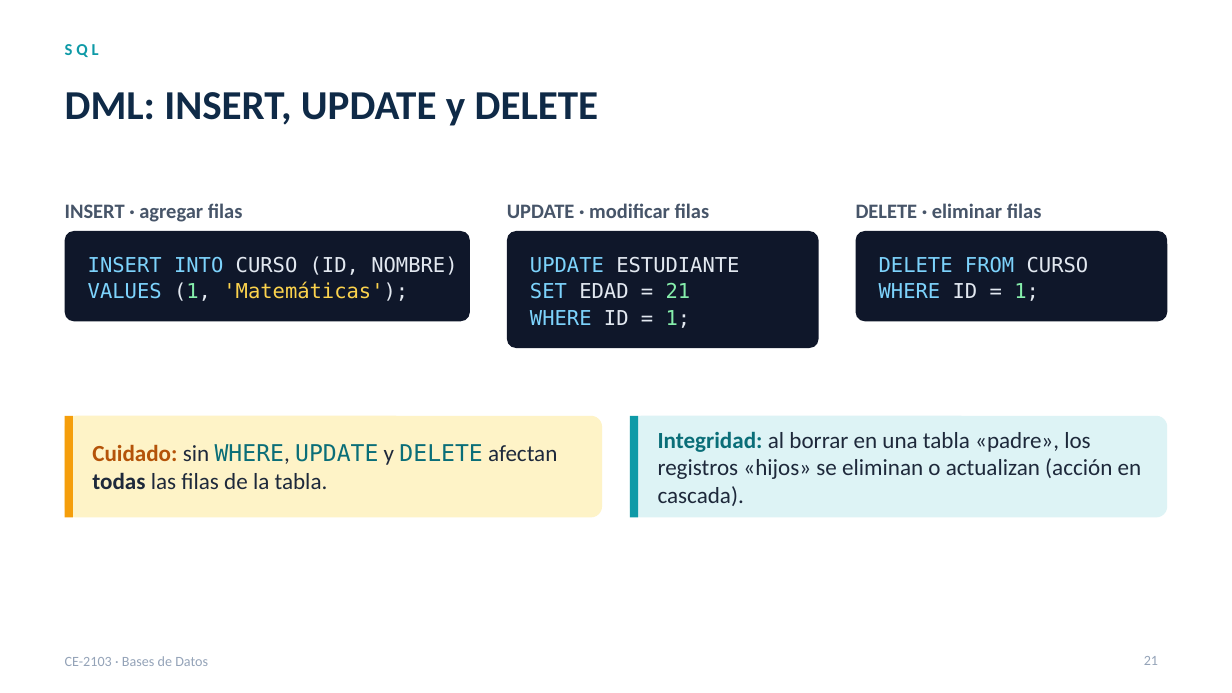
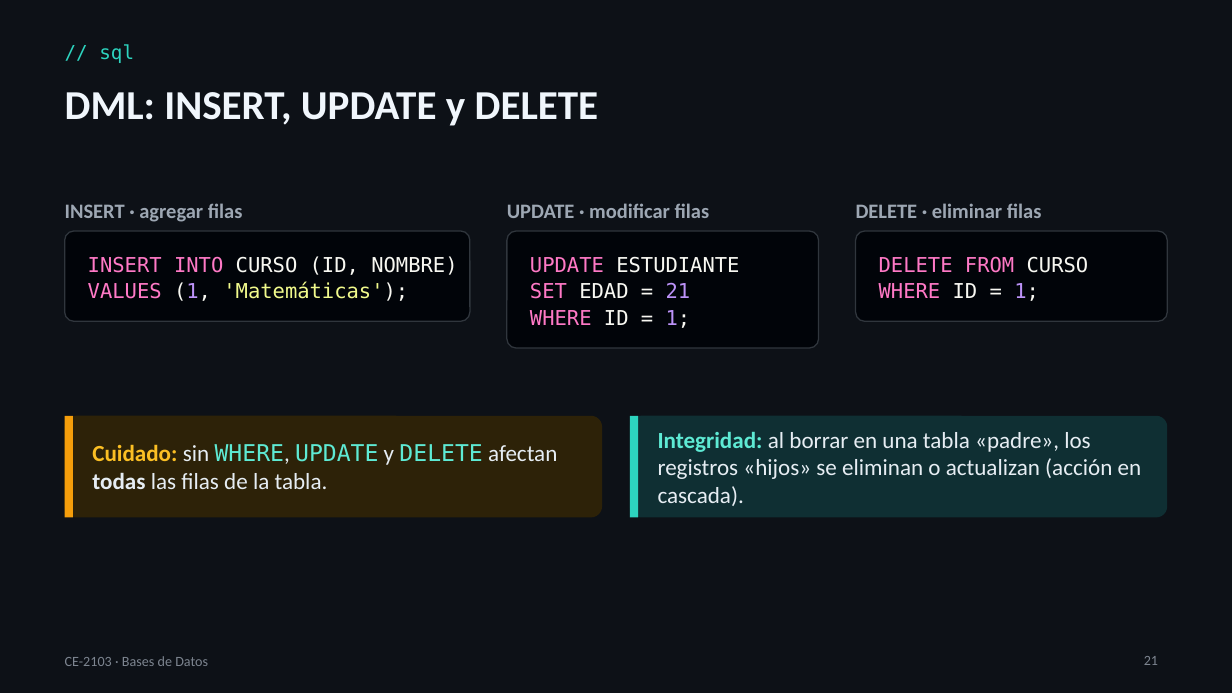
Before and after one commit to itcr-computer-engineering/data-structures-and-algorithms, a slide deck: slide 21 of presentaciones/ce-2103/Lección 08 - Bases de Datos.pptx. Drawn at 1232x693 pixels with LibreOffice and Linux fonts; fonts in the diff are those of the drawing. Boxes give left, top, right and bottom in pixels: in the first picture for what was removed or moved away, otherwise in the second. Text is boxed around its words. In the diff, an @@ line names an element or a change of style, - is before the commit and + after.

```diff
--- a/presentaciones/ce-2103/Lección 08 - Bases de Datos.pptx
+++ b/presentaciones/ce-2103/Lección 08 - Bases de Datos.pptx
@@ background #FFFFFF to #0D1117 @@
@@ text "// sql" at box(99, 44, 134, 63): vertical alignment top to middle @@
@@ text at box(99, 44, 134, 63): text changed; size 13 to 15 pt; font Calibri to DejaVu Sans Mono; text colour #0E9AA7 to #2DD4BF; bold off @@
-SQL
+// sql
@@ text "DML: INSERT, UPDATE y DELETE" at box(65, 92, 599, 126): text colour #0F2A47 to #F0F6FC @@
@@ text colour #475569 to #9DA7B3 in 3 elements at box(65, 203, 243, 222), box(507, 203, 710, 218), box(856, 203, 1042, 218) @@
@@ fill #0F172A to #010409; outline none to #30363D 1 pt in 3 elements at box(65, 231, 470, 322), box(507, 231, 819, 348), box(856, 231, 1167, 322) @@
@@ text "INSERT INTO CURSO (ID, NOMBRE)" at box(88, 256, 457, 301): text colour #7DD3FC to #FF79C6 in "INSERT INTO", "VALUES"; text colour #E2E8F0 to #F8F8F2 in "CURSO (ID, NOMBRE)", "(1, 'Matemáticas');"; text colour #86EFAC to #BD93F9 in "(1,"; text colour #FCD34D to #F1FA8C in "'Matemáticas');" @@
@@ text "UPDATE ESTUDIANTE" at box(530, 256, 739, 328): text colour #7DD3FC to #FF79C6 in "UPDATE", "SET", "WHERE"; text colour #E2E8F0 to #F8F8F2 in "ESTUDIANTE", "EDAD =", "ID = 1;"; text colour #86EFAC to #BD93F9 in "21", "1;" @@
@@ text "DELETE FROM CURSO" at box(879, 256, 1089, 301): text colour #7DD3FC to #FF79C6 in "DELETE FROM", "WHERE"; text colour #E2E8F0 to #F8F8F2 in "CURSO", "ID = 1;"; text colour #86EFAC to #BD93F9 in "1;" @@
@@ rounded rectangle at box(65, 416, 603, 518): fill #FEF3C7 to #2D2208 @@
@@ text "Cuidado: sin WHERE, UPDATE y ..." at box(92, 444, 557, 489): text colour #B45309 to #FBBF24 in "Cuidado:"; text colour #1E293B to #E6EDF3 in "sin WHERE, y afectan todas las filas ..."; text colour #0A6E78 to #5EEAD4 in "WHERE, UPDATE DELETE" @@
@@ rounded rectangle at box(630, 416, 1168, 518): fill #DDF3F5 to #0F2F33 @@
@@ rectangle at box(630, 416, 639, 518): fill #0E9AA7 to #2DD4BF @@
@@ text "Integridad: al borrar en una ..." at box(658, 432, 1142, 506): text colour #0A6E78 to #5EEAD4 in "Integridad:"; text colour #1E293B to #E6EDF3 in "al borrar en una tabla «padre», los ..." @@
@@ text "CE-2103 · Bases de Datos" at box(65, 656, 208, 666): text colour #94A3B8 to #7D8590 @@
@@ page number at box(1144, 656, 1158, 665): text colour #94A3B8 to #7D8590 @@
```
Also in this commit, not shown: 29 other slides changed, 11 slides added, 8 other files.
